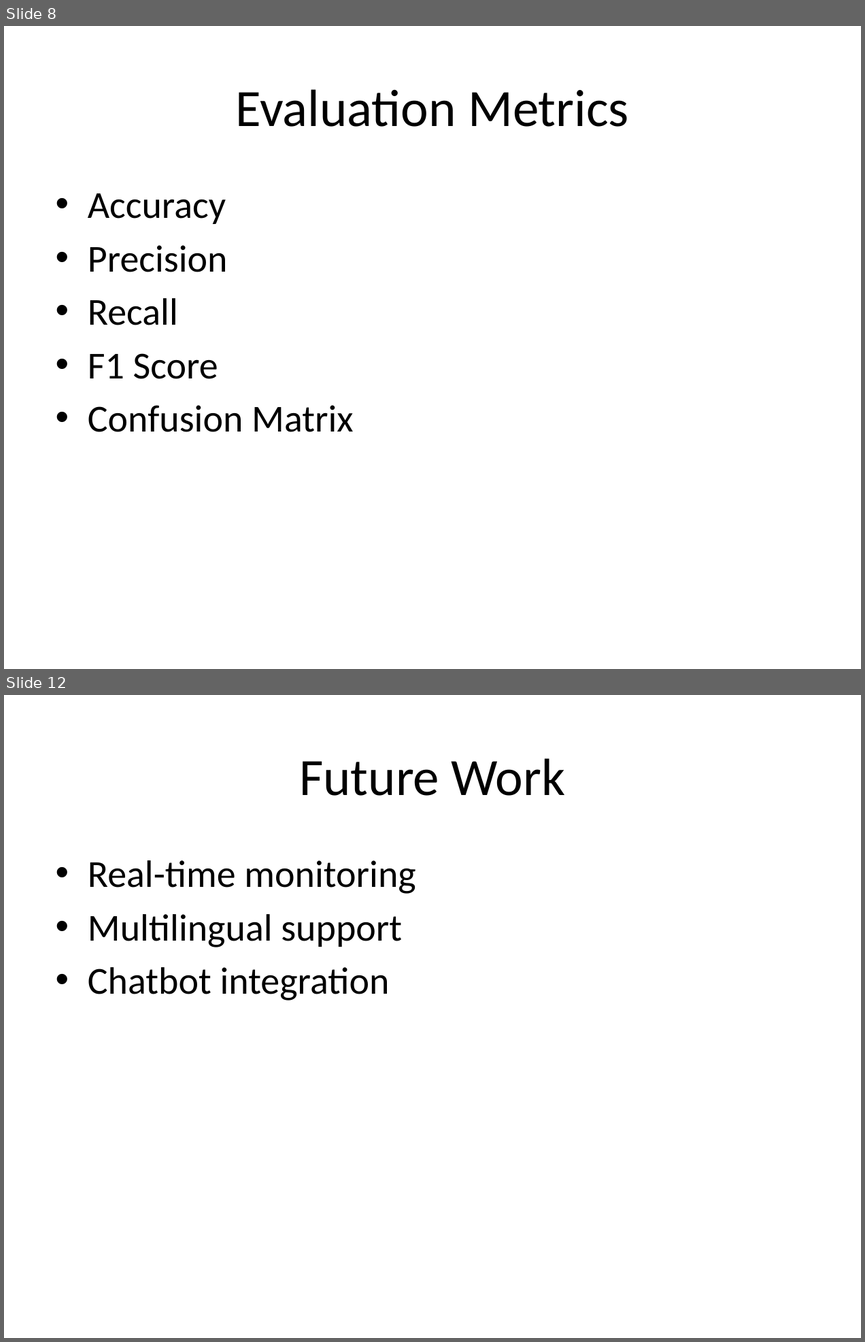
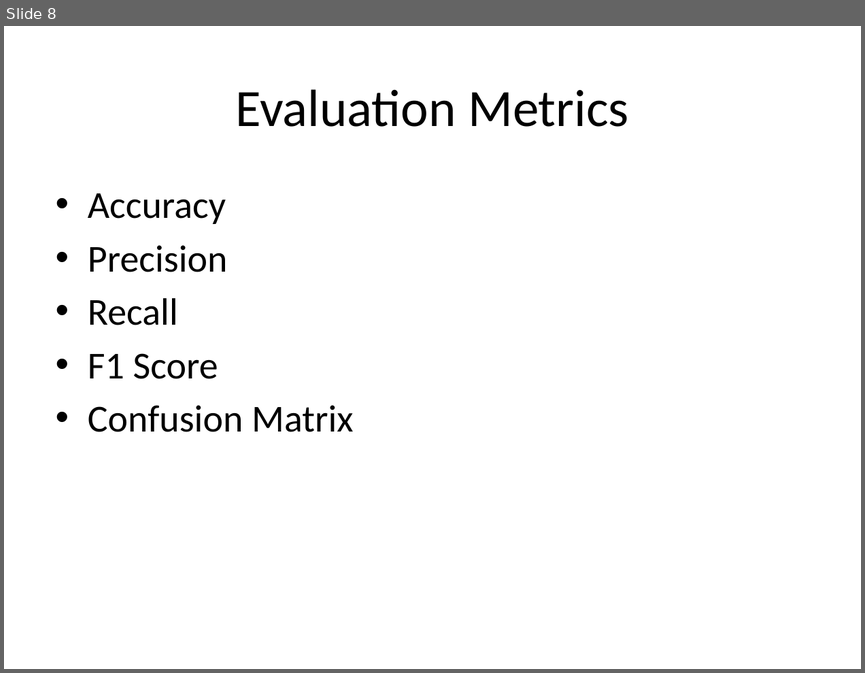
Before and after one commit to Keerthick2309/Suicidal-Detection-AI, a slide deck: Suicide_AI_Project_Presentation.pptx. Shown one above the other, each under a label of ours: slides 8 and 12 before the commit, slide 8 after it; the slides between them are not shown. The pictures are 865x1342 and 865x673 pixels, drawn with LibreOffice and Linux fonts; fonts in the diff are those of the drawing. Boxes give left, top, right and bottom in pixels: in the first picture for what was removed or moved away, otherwise in the second. Text is boxed around its words. In the diff, an @@ line names an element or a change of style, - is before the commit and + after.

```diff
--- a/Suicide_AI_Project_Presentation.pptx
+++ b/Suicide_AI_Project_Presentation.pptx
@@ slide 12 removed at [4,695,861,1338], background #FFFFFF @@
@@ title removed at [299,758,566,796] @@
-Future Work
@@ text removed at [88,860,415,1000] @@
-• Real-time monitoring
-• Multilingual support
-• Chatbot integration
```
Also in this commit, not shown: 8 slides changed.
